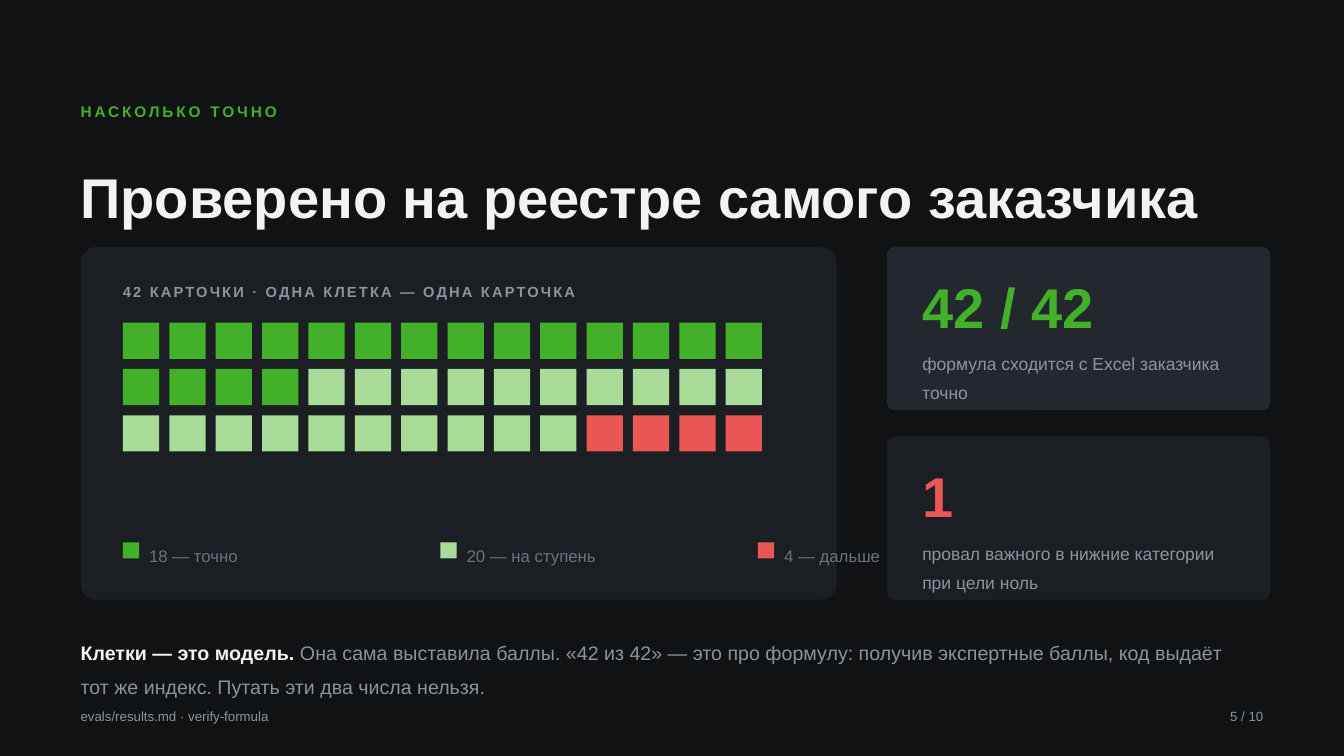
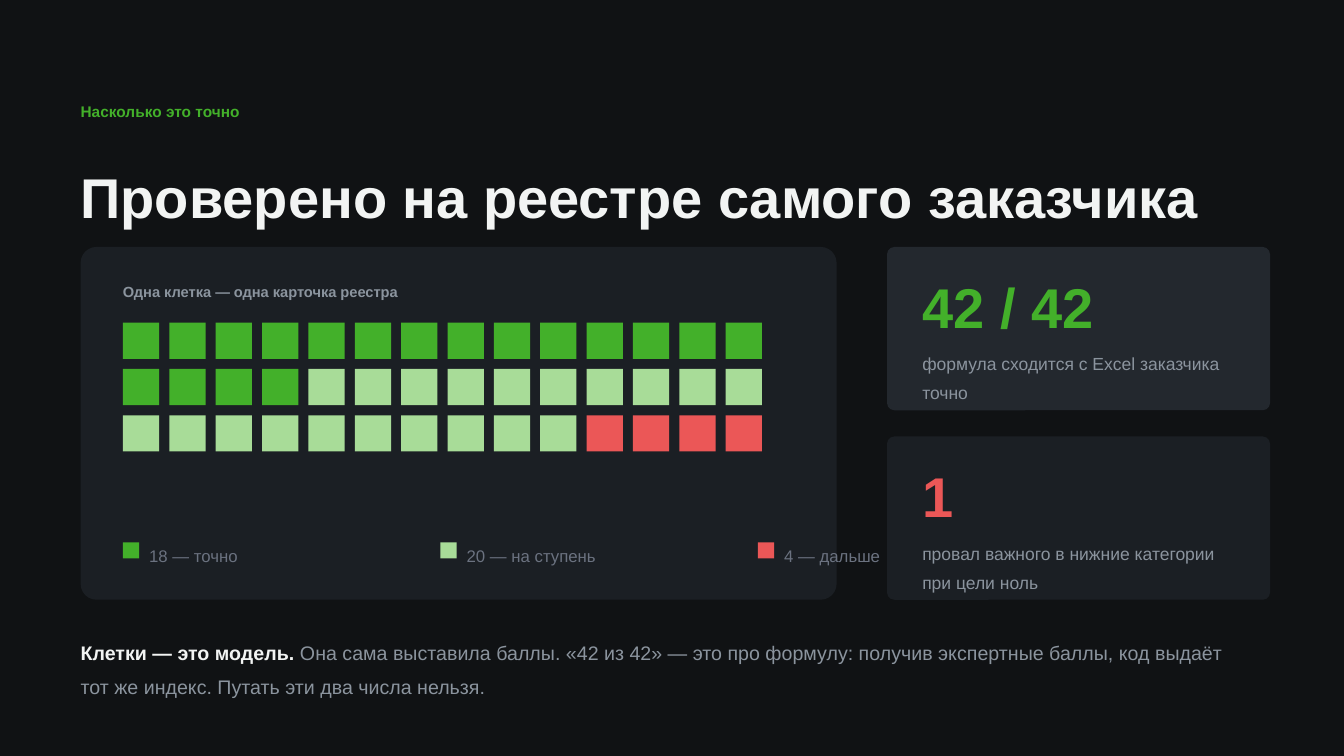
Before and after one commit to veceloe/ai-gpr-center-cifra, a slide deck: slide 6 of docs/product/build/presentation.pptx. Drawn at 1344x756 pixels with LibreOffice and Linux fonts; fonts in the diff are those of the drawing. Boxes give left, top, right and bottom in pixels: in the first picture for what was removed or moved away, otherwise in the second. Text is boxed around its words. In the diff, an @@ line names an element or a change of style, - is before the commit and + after.

```diff
--- a/docs/product/build/presentation.pptx
+++ b/docs/product/build/presentation.pptx
@@ text at (81,106,239,117): text changed @@
-НАСКОЛЬКО ТОЧНО
+Насколько это точно
@@ text at (123,287,397,300): text changed @@
-42 КАРТОЧКИ · ОДНА КЛЕТКА — ОДНА КАРТОЧКА
+Одна клетка — одна карточка реестра
@@ text removed at (81,711,268,724) @@
-evals/results.md · verify-formula
@@ text removed at (1230,712,1264,721) @@
-5 / 10
```
Also in this commit, not shown: 9 other slides changed, 3 other files.
